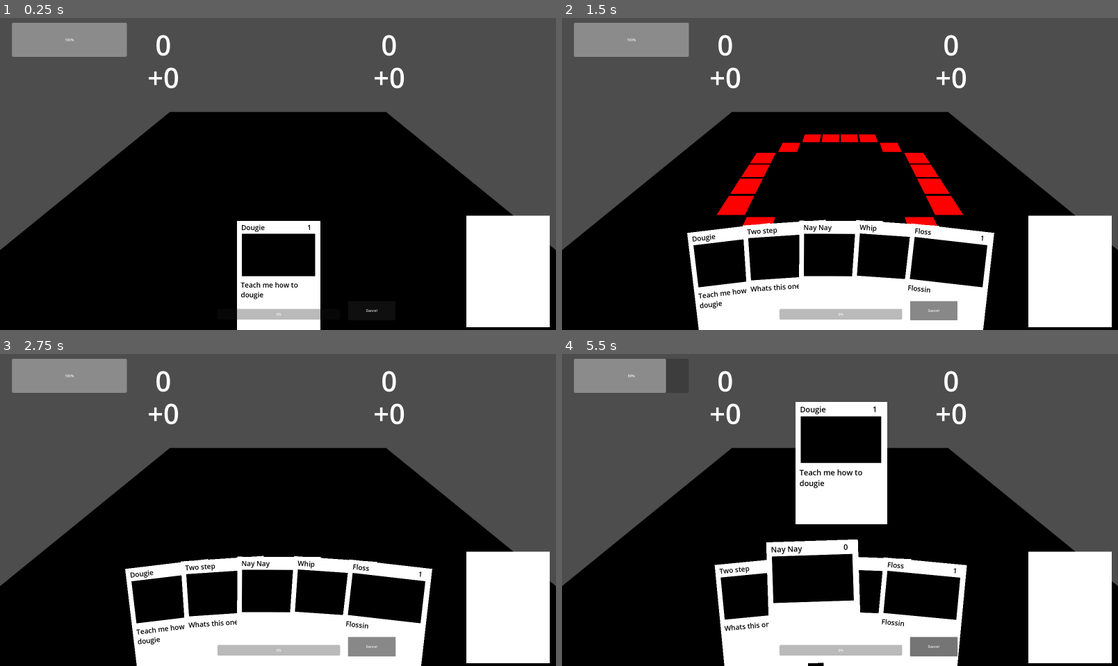
Above: before the commit, frames 1-4 (two rows, left to right).
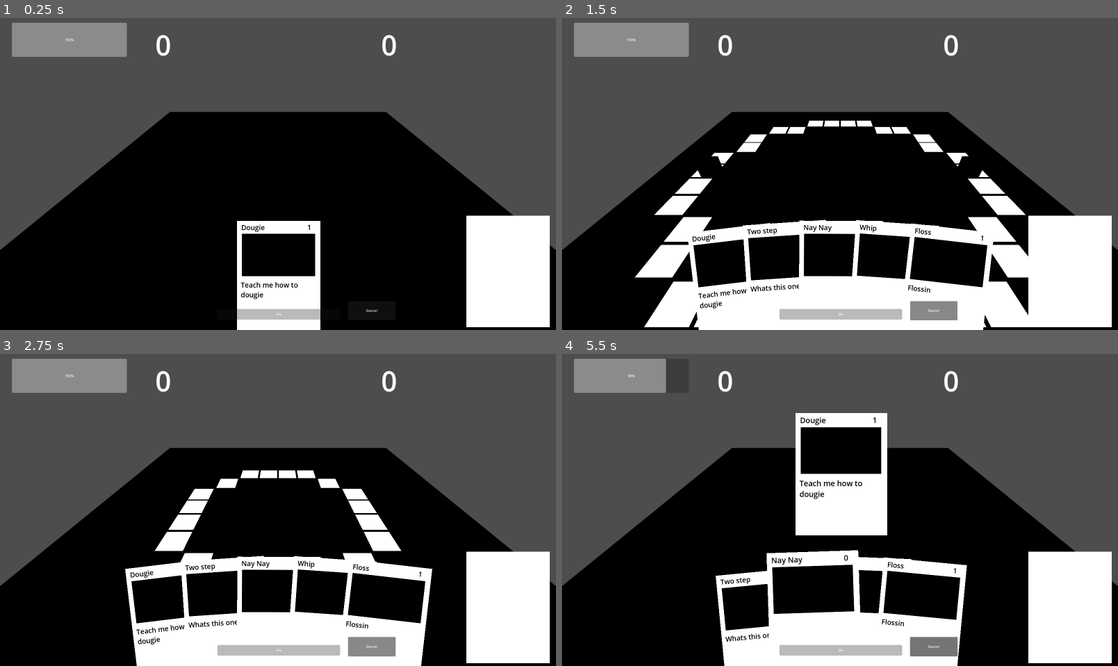
Above: after the commit, the same moments.

Repository: nathankeyt/OneButtonRhythmGame
Game: Godot game, scene res://scenes/test_main.tscn
The game is run twice, just before and just after one commit, with the same random seed, the same clock (stepped at 60 frames per second) and the same inputs. Sound files missing from this copy of the repository are replaced by a short silence.
Inputs (mouse positions are in pixels of both pictures, inside the frame that each line leads up to):
- Up to frame 1 (0.25 s): no input
- Up to frame 2 (1.5 s): click "Dance!" at 0.5 s; click "Dance!" at 1.25 s
- Up to frame 3 (2.75 s): click "Dance!" at 2 s
- Up to frame 4 (5.5 s): tap Enter at 2.75 s; move the mouse to (723, 382) at 2.77 s; hold Space (select) 2.78-3.53 s; click (723, 382) at 2.92 s; tap E (test) at 3.05, 3.6, 4.55, 5.1 s; move the mouse to (723, 416) at 3.52 s; click (723, 416) at 3.67 s; tap Space (select) at 3.8, 5.3 s; move the mouse to (951, 382) at 4.27 s; hold Space (select) 4.28-5.03 s; click (951, 382) at 4.42 s; move the mouse to (951, 416) at 5.02 s; click (951, 416) at 5.17 s

The runs differ from the first frame. In frame 1, 0.3% of the frame differs, in the area x 26-73%, y 15-23%; in frame 2, 8.7%, in the area x 13-84%, y 15-100%; in frame 3, 2.7%; in frame 4, 5.4%.

Commit message:
scoring implemented based on card partitions

Diff:
--- a/autoloads/battle_manager.gd
+++ b/autoloads/battle_manager.gd
@@ -2,8 +2,10 @@
 
 enum BeatType {NONE, STANDARD}
 enum TurnType {PLAYER = 0, ENEMY = 1}
+enum PhaseType {CARD = 0, DANCE = 1}
 
 var curr_turn: TurnType = TurnType.PLAYER
+var curr_phase: PhaseType = PhaseType.CARD
 
 var played_cards: Array[CardRenderer2D]
 
@@ -19,45 +21,77 @@
 var enemies: Array[Enemy]
 
 var player_temp_score: int = 0
+var player_temp2_score: int = 0
 var player_total_score: int = 0
 var enemy_temp_score: int = 0
+var enemy_temp2_score: int = 0
 var enemy_total_score: int = 0
 
-signal player_score_updated(score: int)
-signal enemy_score_updated(score: int)
-signal player_score_settled(score: int)
-signal enemy_score_settled(score: int)
+var curr_temp_score_partition: float = 0;
+
+signal p_temp_score_updated(score: float)
+signal e_temp_score_updated(score: float)
+signal p_score_updated(score: float)
+signal e_score_updated(score: float)
+signal p_score_settled(score: float)
+signal e_score_settled(score: float)
+
+signal p_temp_op_updated(score: Effect.OperatorType)
+signal e_temp_op_updated(score: Effect.OperatorType)
+signal p_op_updated(score: Effect.OperatorType)
+signal e_op_updated(score: Effect.OperatorType)
+signal p_op_settled(score: Effect.OperatorType)
+signal e_op_settled(score: Effect.OperatorType)
 
 signal card_played(card_renderer: CardRenderer2D)
 signal turn_ended(turn_type: TurnType)
 
 signal resource_updated(amount: int)
 
-signal note_played(beat_type: BeatType)
+signal note_played(beat_type: BeatType, beat_value: int)
 signal track_ended
 
 func add_player_score(score: int):
 	player_temp_score += score
-	player_score_updated.emit(player_temp_score)
+	p_score_updated.emit(player_temp_score)
 
 func add_enemy_score(score: int):
 	enemy_temp_score += score
-	enemy_score_updated.emit(enemy_temp_score)
+	e_score_updated.emit(enemy_temp_score)
 
 func add_enemy(new_enemy: Enemy):
 	enemies.append(new_enemy)
 
+func add_temp_player_score():
+	if not curr_temp_score_partition:
+		return
+
+	player_temp2_score += curr_temp_score_partition
+	p_temp_score_updated.emit(player_temp2_score)
+
+func add_temp_enemy_score():
+	if not curr_temp_score_partition:
+		return
+
+	enemy_temp2_score += curr_temp_score_partition
+	e_temp_score_updated.emit(enemy_temp2_score)
+
 func execute_turn():
+	curr_phase = PhaseType.DANCE
 	match curr_turn:
 		TurnType.PLAYER:
 			player.execute_turn()
 
+			for card_renderer: CardRenderer2D in played_cards:
+				card_renderer.hide()
 
 			for card_renderer: CardRenderer2D in played_cards:
 				var card: Card = card_renderer.card
 
-				play_beat_track(card.beat_track)
-				card_renderer.hide()
+				curr_temp_score_partition = card.get_score_partition()
+				print("partition: ", curr_temp_score_partition)
+				p_temp_op_updated.emit(card.score_effect.m_operator_type)
+				play_beat_track(card)
 				await track_ended
 
 				card.apply_effects()
@@ -69,6 +103,8 @@
 				enemy.execute_turn()
 			turn_ended.emit(curr_turn)
 			curr_turn = TurnType.PLAYER
+
+	curr_phase = PhaseType.CARD
 
 func play_card(card_renderer: CardRenderer2D) -> bool:
 	if curr_turn != TurnType.PLAYER or card_renderer.card.cost > curr_resources:
@@ -92,7 +128,9 @@
 	curr_resources = amount
 	resource_updated.emit(curr_resources)
 
-func play_beat_track(beat_track: BeatTrack):
+func play_beat_track(card: Card):
+	var beat_track: BeatTrack = card.beat_track
+
 	if not beat_track:
 		return
 
@@ -106,3 +144,10 @@
 				note_played.emit(beat_type)
 
 		if not beat_track.increment_beat(): break
+
+
+func is_card_phase() -> bool:
+	return curr_phase == PhaseType.CARD
+
+func is_dance_phase() -> bool:
+	return curr_phase == PhaseType.DANCE
--- a/autoloads/global_audio_manager.gd
+++ b/autoloads/global_audio_manager.gd
@@ -3,11 +3,8 @@
 signal sfx_finished
 signal beat_played
 
-func _ready() -> void:
-	# temp
-	while(true):
-		await get_tree().create_timer(0.25).timeout
-		beat_played.emit()
+var curr_beat_rate: float = 1.0
+var last_beat_time: float
 
 func play_track(new_stream: AudioStream, volume = 1.0):
 	if (stream == new_stream):
@@ -16,6 +13,22 @@
 	stream = new_stream
 	volume_db = volume
 	play()
+
+func play_battle_song(battle_song: BattleSong, volume = 1.0):
+	play_track(battle_song.audio_stream, volume)
+	print(battle_song.bpm)
+	curr_beat_rate = 60.0 / battle_song.bpm
+
+	while(true):
+		await get_tree().create_timer(curr_beat_rate).timeout
+		beat_played.emit()
+		last_beat_time = Time.get_ticks_msec()
+
+func time_since_last_beat():
+	return (Time.get_ticks_msec() - last_beat_time) * 0.001
+
+func time_to_next_beat():
+	return curr_beat_rate - time_since_last_beat()
 
 func play_SFX(new_stream: AudioStream, volume = 1.0, length = 0.0):
 	var sfx_player = AudioStreamPlayer2D.new()
--- /dev/null
+++ b/classes/battle_song.gd
@@ -0,0 +1,5 @@
+extends Resource
+class_name BattleSong
+
+@export var audio_stream: AudioStream;
+@export var bpm: float;
--- a/classes/card.gd
+++ b/classes/card.gd
@@ -5,9 +5,12 @@
 @export var text: String
 @export var cost: int
 @export var img: ImageTexture
+@export var score_effect: ScoreEffect
 @export var modifiable_effects: Array[Effect]
 @export var unmodifiable_effects: Array[Effect]
 @export var beat_track: BeatTrack
+
+var num_beats: int = 0
 
 func apply_effects() -> void:
 	for effect: Effect in modifiable_effects:
@@ -15,3 +18,23 @@
 
 	for effect: Effect in unmodifiable_effects:
 		effect.apply_effect()
+
+func get_score_partition() -> float:
+	if not num_beats:
+		get_num_beats()
+
+	if not score_effect or not num_beats:
+		return 0.0
+
+	return score_effect.partition_amount(num_beats)
+
+func get_num_beats():
+	if not beat_track:
+		return
+
+	for beat: BattleManager.BeatType in beat_track.beats:
+		match beat:
+			BattleManager.BeatType.STANDARD:
+				num_beats += 1
+			_:
+				pass
--- /dev/null
+++ b/classes/derived_effects/score_effect.gd
@@ -0,0 +1,8 @@
+extends Effect
+class_name ScoreEffect
+
+@export var m_amount: float
+@export var m_operator_type: OperatorType
+
+func partition_amount(partitions: float) -> float:
+	return m_amount / partitions
--- a/classes/derived_effects/simple_operation.gd
+++ b/classes/derived_effects/simple_operation.gd
@@ -1,12 +1,10 @@
 extends Effect
 class_name SimpleOperationEffect
-
-enum OperatorType {Add, Subtract, Multiply, Divide}
 
 @export var m_amount: int = 0.0
 @export var m_operator_type: OperatorType
 
 func apply_effect(target: Variant = null) -> void:
 	match m_operator_type:
-		OperatorType.Add:
+		OperatorType.ADD:
 			BattleManager.add_player_score(m_amount)
--- a/classes/effect.gd
+++ b/classes/effect.gd
@@ -1,5 +1,7 @@
 extends Resource
 class_name Effect
 
+enum OperatorType {NONE, ADD, SUBTRACT, MULTIPLY, DIVIDE}
+
 func apply_effect(target: Variant = null) -> void:
 	pass
--- /dev/null
+++ b/classes/flag_ref.gd
@@ -0,0 +1,13 @@
+extends RefCounted
+class_name FlagRef
+
+var flag: bool
+
+signal flag_change
+
+func _init(flag_value: bool = false) -> void:
+	flag = flag_value
+
+func flip():
+	flag = !flag
+	flag_change.emit()
--- a/classes/hand_2d.gd
+++ b/classes/hand_2d.gd
@@ -10,6 +10,7 @@
 @export var select_threshold: float = 0.15
 @export var draw_length: float = 0.25
 @export var draw_delay: float = 0.1
+@export var battle_song: BattleSong
 
 @onready var display_path: Path2D = $DisplayPath
 @onready var select_timer: Timer = $SelectTimer
@@ -25,6 +26,7 @@
 func _ready() -> void:
 	render_cards()
 	draw_cards(starter_draw_size)
+	GlobalAudioManager.play_battle_song(battle_song, 2.0)
 
 func add_card(card: CardRenderer2D) -> void:
 	if card:
@@ -73,11 +75,7 @@
 
 
 func _input(event: InputEvent) -> void:
-	if event.is_action_pressed("test"):
-		print('test')
-		#draw_card()
-
-	if not cards.is_empty():
+	if BattleManager.is_card_phase() and not cards.is_empty():
 		if event.is_action_pressed("select"):
 			select_timer.start()
 
@@ -115,11 +113,11 @@
 
 	if card.z_index:
 		tween.parallel().tween_property(card, "scale", Vector2.ONE, highlight_speed)
-		tween.parallel().tween_property(card, "position:y", card.position.y + highlight_shift, highlight_speed)
+		tween.parallel().tween_property(card, "position:y", highlight_shift, highlight_speed)
 		card.z_index = 0
 	else:
 		tween.parallel().tween_property(card, "scale", Vector2.ONE * highlight_scale, highlight_speed)
-		tween.parallel().tween_property(card, "position:y", card.position.y - highlight_shift, highlight_speed)
+		tween.parallel().tween_property(card, "position:y", 0.0, highlight_speed)
 		card.z_index = 1
 
 func play_card(index: int) -> void:
--- /dev/null
+++ b/classes/score_label.gd
@@ -0,0 +1,27 @@
+extends RichTextLabel
+class_name ScoreLabel
+
+@export_enum("p_temp_score_updated", "e_temp_score_updated", "p_score_updated", "e_score_updated", "p_score_settled", "e_score_settled") var connected_score_signal: String
+@export_enum("p_temp_op_updated", "e_temp_op_updated", "p_op_updated", "e_op_updated", "p_op_settled", "e_op_settled") var connected_operator_signal: String
+
+var operator: String = ""
+
+func _ready() -> void:
+	BattleManager.connect(connected_score_signal, update_score)
+	BattleManager.connect(connected_operator_signal, update_operator)
+
+func update_score(amount: float):
+	text = "[center]" + operator + str(amount) + "[/center]"
+
+func update_operator(operator_type: Effect.OperatorType):
+	match operator_type:
+		Effect.OperatorType.ADD:
+			operator = "+"
+		Effect.OperatorType.SUBTRACT:
+			operator = "-"
+		Effect.OperatorType.MULTIPLY:
+			operator = "+"
+		Effect.OperatorType.DIVIDE:
+			operator = "+"
+		_:
+			operator = ""
--- a/scenes/dance_grid.gd
+++ b/scenes/dance_grid.gd
@@ -9,8 +9,12 @@
 
 @onready var total_radius: int = start_radius - end_radius
 @onready var center: float = ((grid_size - 1) * cell_size) / 2.0
+@onready var press_flag: FlagRef = FlagRef.new()
 
 var grid: Array[Array]
+var color_flag: bool = true
+var note_queue: Array[Array]
+
 
 func _init() -> void:
 	BattleManager.dance_grid = self
@@ -32,34 +36,81 @@
 			new_mesh_instance.position = Vector3((x * cell_size) - center, 0.0, (y * cell_size) - center)
 
 			var new_material := StandardMaterial3D.new()
-			new_material.emission = Color.RED
 			new_material.emission_energy_multiplier = 1.0
 			new_mesh_instance.set_surface_override_material(0, new_material)
 
 			curr_arr.append(new_mesh_instance)
 
-func activate_circle(radius: int, duration: float = 1.0):
-	var activated_materials: Array[StandardMaterial3D]
+func activate_circle(stop_flag: FlagRef, radius: int, duration: float = 1.0, color: Color = Color.RED):
+	var materials: Array[StandardMaterial3D] = get_materials_at_radius(radius)
+	for material: StandardMaterial3D in materials:
+		material.emission = color
+		material.emission_enabled = true
+
+	await get_tree().create_timer(duration).timeout
+
+	if not stop_flag.flag:
+		deactive_materials(materials)
+
+
+func deactivate_circle(radius: int):
+	var materials: Array[StandardMaterial3D] = get_materials_at_radius(radius)
+	deactive_materials(materials)
+
+func deactive_materials(materials: Array[StandardMaterial3D]):
+	for material: StandardMaterial3D in materials:
+		material.emission_enabled = false
+
+func get_materials_at_radius(radius: int):
+	var materials: Array[StandardMaterial3D]
 	for x in grid_size:
 		for y in grid_size:
 			var circle_bounds = pow(x - center, 2) + pow(y - center, 2)
 			if circle_bounds <= pow(radius, 2) && circle_bounds > pow(radius - 1, 2):
-				var material: StandardMaterial3D = grid[x][y].get_surface_override_material(0)
-				material.emission_enabled = true
-				activated_materials.append(material)
+				materials.append(grid[x][y].get_surface_override_material(0))
 
-	await get_tree().create_timer(duration).timeout
+	return materials
 
-	for material: StandardMaterial3D in activated_materials:
-		material.emission_enabled = false
+func get_time_sec():
+	return Time.get_ticks_msec() * 0.001
+
+func animate_circle(beat_type: BattleManager.BeatType):
+	var stop_flag = FlagRef.new()
+	note_queue.push_front([beat_type, get_time_sec() + (GlobalAudioManager.curr_beat_rate * (start_radius - 1)), stop_flag])
+	match beat_type:
+		BattleManager.BeatType.STANDARD:
+			animate_standard(stop_flag, Color.WHITE if color_flag else Color.RED)
+			color_flag = !color_flag
+
+func animate_standard(stop_flag: FlagRef, color: Color = Color.RED, speed: float = 1.0):
+	for radius in total_radius / speed:
+		var curr_radius: int = total_radius - (radius * speed)
+		activate_circle(stop_flag, curr_radius, GlobalAudioManager.curr_beat_rate, color)
+
+		var deactivate_function := func(): deactivate_circle(curr_radius)
+		stop_flag.flag_change.connect(deactivate_function)
+
+		await GlobalAudioManager.beat_played
+
+		stop_flag.flag_change.disconnect(deactivate_function)
+		if stop_flag.flag:
+			return
+
+	note_queue.pop_back()
 
 
-func animate_circle(beat_type: BattleManager.BeatType):
-	match beat_type:
-		BattleManager.BeatType.STANDARD:
-			animate_standard()
+func _input(event: InputEvent) -> void:
+	if BattleManager.is_dance_phase() and event.is_action_pressed("select"):
+		press_flag.flip()
 
-func animate_standard():
-	for radius in total_radius:
-		activate_circle(total_radius - radius, 0.25)
-		await GlobalAudioManager.beat_played
+		if not note_queue.is_empty():
+			var beat_info: Array = note_queue.back()
+			var time_diff: float = beat_info[1] - get_time_sec()
+
+			if time_diff < 0.0:
+				note_queue.pop_back()
+				BattleManager.add_temp_player_score()
+				(beat_info[2] as FlagRef).flip()
+
+		press_flag = FlagRef.new()
+		activate_circle(press_flag, 1, GlobalAudioManager.curr_beat_rate / 4.0, Color.BLUE)
--- a/scenes/score_label.gd
+++ /dev/null
@@ -1,7 +0,0 @@
-extends RichTextLabel
-class_name ScoreLabel
-
-@export var turn_type: BattleManager.TurnType
-
-func update_score(score: int) -> void:
-	pass
--- a/scenes/temp_score_label.gd
+++ /dev/null
@@ -1,11 +0,0 @@
-extends ScoreLabel
-
-func _ready() -> void:
-	match turn_type:
-		BattleManager.TurnType.PLAYER:
-			BattleManager.player_score_updated.connect(update_score)
-		BattleManager.TurnType.ENEMY:
-			BattleManager.enemy_score_updated.connect(update_score)
-
-func update_score(score: int) -> void:
-	text = "[center]+" + str(score) + "[/center]"
--- a/scenes/test_main.tscn
+++ b/scenes/test_main.tscn
@@ -1,30 +1,36 @@
-[gd_scene load_steps=20 format=3 uid="uid://nlrmo5wi48pr"]
+[gd_scene load_steps=21 format=3 uid="uid://nlrmo5wi48pr"]
 
 [ext_resource type="PackedScene" uid="uid://bwfmah13oq5ef" path="res://scenes/hand.tscn" id="1_y3xwx"]
 [ext_resource type="PackedScene" uid="uid://b1gwaqsqntkgf" path="res://scenes/default_deck.tscn" id="2_stpix"]
+[ext_resource type="AudioStream" uid="uid://dthhm7laa0i4x" path="res://temp_song.ogg" id="3_oebis"]
 [ext_resource type="Script" path="res://classes/card.gd" id="3_ygbk7"]
 [ext_resource type="Script" path="res://classes/effect.gd" id="4_rrtvn"]
-[ext_resource type="Script" path="res://classes/derived_effects/simple_operation.gd" id="5_7pjfp"]
+[ext_resource type="Script" path="res://classes/battle_song.gd" id="4_tni2y"]
 [ext_resource type="Resource" uid="uid://dnw06mpoy2de5" path="res://resources/beat_tracks/default_beat_track.tres" id="5_u6sq3"]
 [ext_resource type="PackedScene" uid="uid://cjw6u7yhnkpwv" path="res://scenes/default_card_renderer.tscn" id="6_xowa6"]
 [ext_resource type="PackedScene" uid="uid://d2a6y3ig64vm0" path="res://scenes/total_score_label.tscn" id="7_aymrh"]
-[ext_resource type="Script" path="res://scenes/total_score_label.gd" id="8_pmae1"]
-[ext_resource type="Script" path="res://scenes/temp_score_label.gd" id="9_67hft"]
+[ext_resource type="Script" path="res://classes/derived_effects/score_effect.gd" id="10_4ojwh"]
 [ext_resource type="PackedScene" uid="uid://duu8oi1tvej58" path="res://scenes/dance_floor.tscn" id="10_h4oj0"]
 [ext_resource type="Script" path="res://scenes/played_cards.gd" id="11_vvjei"]
 [ext_resource type="Script" path="res://scenes/resource_bar.gd" id="12_eit6h"]
 
-[sub_resource type="Resource" id="Resource_ith5q"]
-script = ExtResource("5_7pjfp")
-m_amount = 100
-m_operator_type = 0
+[sub_resource type="Resource" id="Resource_472e0"]
+script = ExtResource("4_tni2y")
+audio_stream = ExtResource("3_oebis")
+bpm = 130.0
+
+[sub_resource type="Resource" id="Resource_honre"]
+script = ExtResource("10_4ojwh")
+m_amount = 200.0
+m_operator_type = 1
 
 [sub_resource type="Resource" id="Resource_py45q"]
 script = ExtResource("3_ygbk7")
 title = "Dougie"
 text = "Teach me how to dougie"
 cost = 1
-modifiable_effects = Array[ExtResource("4_rrtvn")]([SubResource("Resource_ith5q")])
+score_effect = SubResource("Resource_honre")
+modifiable_effects = Array[ExtResource("4_rrtvn")]([])
 unmodifiable_effects = Array[ExtResource("4_rrtvn")]([])
 beat_track = ExtResource("5_u6sq3")
 
@@ -75,6 +81,7 @@
 
 [node name="Hand" parent="." instance=ExtResource("1_y3xwx")]
 position = Vector2(1280, 1221)
+battle_song = SubResource("Resource_472e0")
 
 [node name="DefaultDeck" parent="." instance=ExtResource("2_stpix")]
 position = Vector2(2339, 1170)
@@ -106,12 +113,20 @@
 [node name="PlayerTotal" parent="ScoreContainer/PlayerScores" instance=ExtResource("7_aymrh")]
 layout_mode = 2
 text = "[center]0[/center]"
-script = ExtResource("8_pmae1")
+connected_score_signal = "p_score_settled"
+connected_operator_signal = "p_op_settled"
 
 [node name="PlayerTemp" parent="ScoreContainer/PlayerScores" instance=ExtResource("7_aymrh")]
 layout_mode = 2
-text = "[center]+0[/center]"
-script = ExtResource("9_67hft")
+text = ""
+connected_score_signal = "p_score_updated"
+connected_operator_signal = "p_op_updated"
+
+[node name="PlayerTemp2" parent="ScoreContainer/PlayerScores" instance=ExtResource("7_aymrh")]
+layout_mode = 2
+text = ""
+connected_score_signal = "p_temp_score_updated"
+connected_operator_signal = "p_temp_op_updated"
 
 [node name="EnemyScores" type="VBoxContainer" parent="ScoreContainer"]
 layout_mode = 2
@@ -120,14 +135,20 @@
 [node name="EnemyTotal" parent="ScoreContainer/EnemyScores" instance=ExtResource("7_aymrh")]
 layout_mode = 2
 text = "[center]0[/center]"
-script = ExtResource("8_pmae1")
-turn_type = 1
+connected_score_signal = "e_score_settled"
+connected_operator_signal = "e_op_settled"
 
 [node name="EnemyTemp" parent="ScoreContainer/EnemyScores" instance=ExtResource("7_aymrh")]
 layout_mode = 2
-text = "[center]+0[/center]"
-script = ExtResource("9_67hft")
-turn_type = 1
+text = ""
+connected_score_signal = "e_score_updated"
+connected_operator_signal = "e_op_updated"
+
+[node name="EnemyTemp2" parent="ScoreContainer/EnemyScores" instance=ExtResource("7_aymrh")]
+layout_mode = 2
+text = ""
+connected_score_signal = "e_temp_score_updated"
+connected_operator_signal = "e_temp_op_updated"
 
 [node name="ResourceBar" type="ProgressBar" parent="."]
 offset_left = 55.0
--- a/scenes/total_score_label.gd
+++ /dev/null
@@ -1,11 +0,0 @@
-extends ScoreLabel
-
-func _init() -> void:
-	match turn_type:
-		BattleManager.TurnType.PLAYER:
-			BattleManager.player_score_settled.connect(update_score)
-		BattleManager.TurnType.ENEMY:
-			BattleManager.enemy_score_settled.connect(update_score)
-
-func update_score(score: int) -> void:
-	text = "[center]" + str(score) + "[/center]"
--- a/scenes/total_score_label.tscn
+++ b/scenes/total_score_label.tscn
@@ -1,7 +1,7 @@
 [gd_scene load_steps=3 format=3 uid="uid://d2a6y3ig64vm0"]
 
 [ext_resource type="Theme" uid="uid://c7o8qa3bsgke3" path="res://resources/themes/score.tres" id="1_01tyg"]
-[ext_resource type="Script" path="res://scenes/score_label.gd" id="2_8q88e"]
+[ext_resource type="Script" path="res://classes/score_label.gd" id="2_8q88e"]
 
 [node name="ScoreLabel" type="RichTextLabel"]
 custom_minimum_size = Vector2(1000, 200)
Not shown, added: temp_song.ogg.import
Not shown, added: temp_song.ogg
